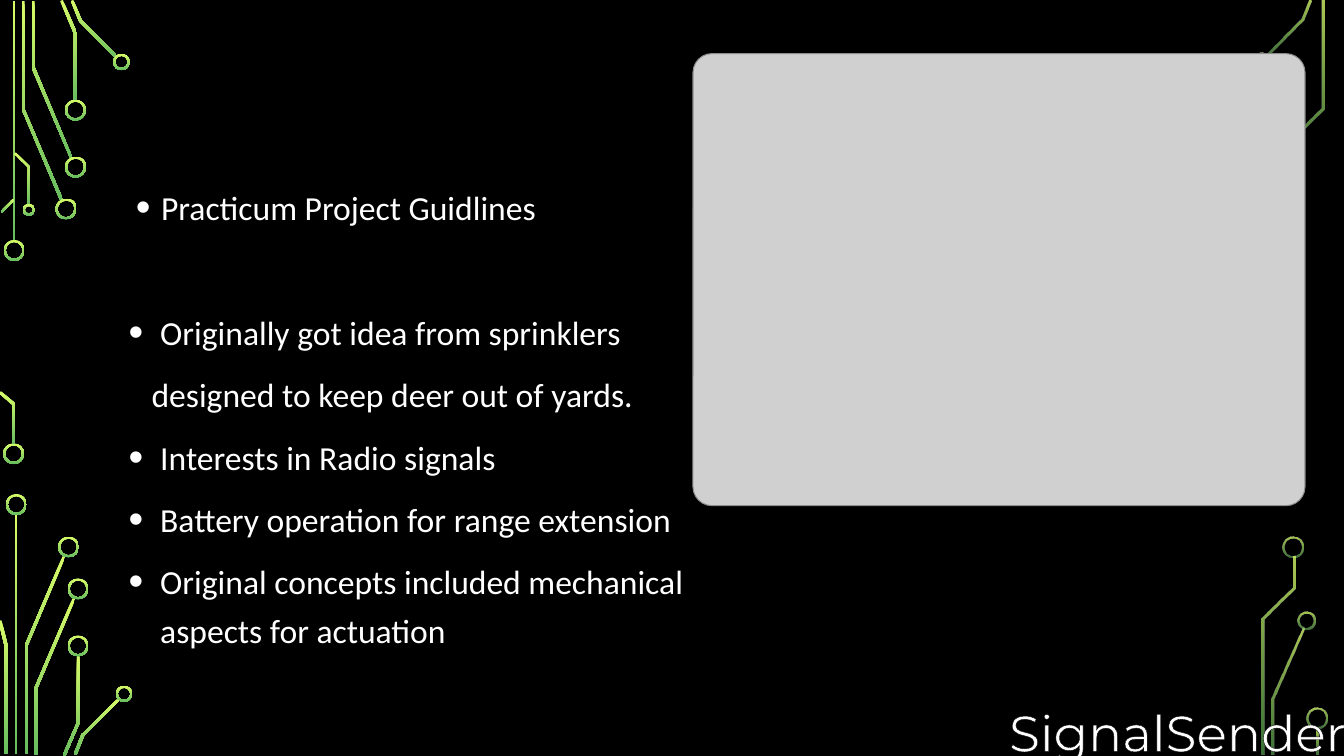
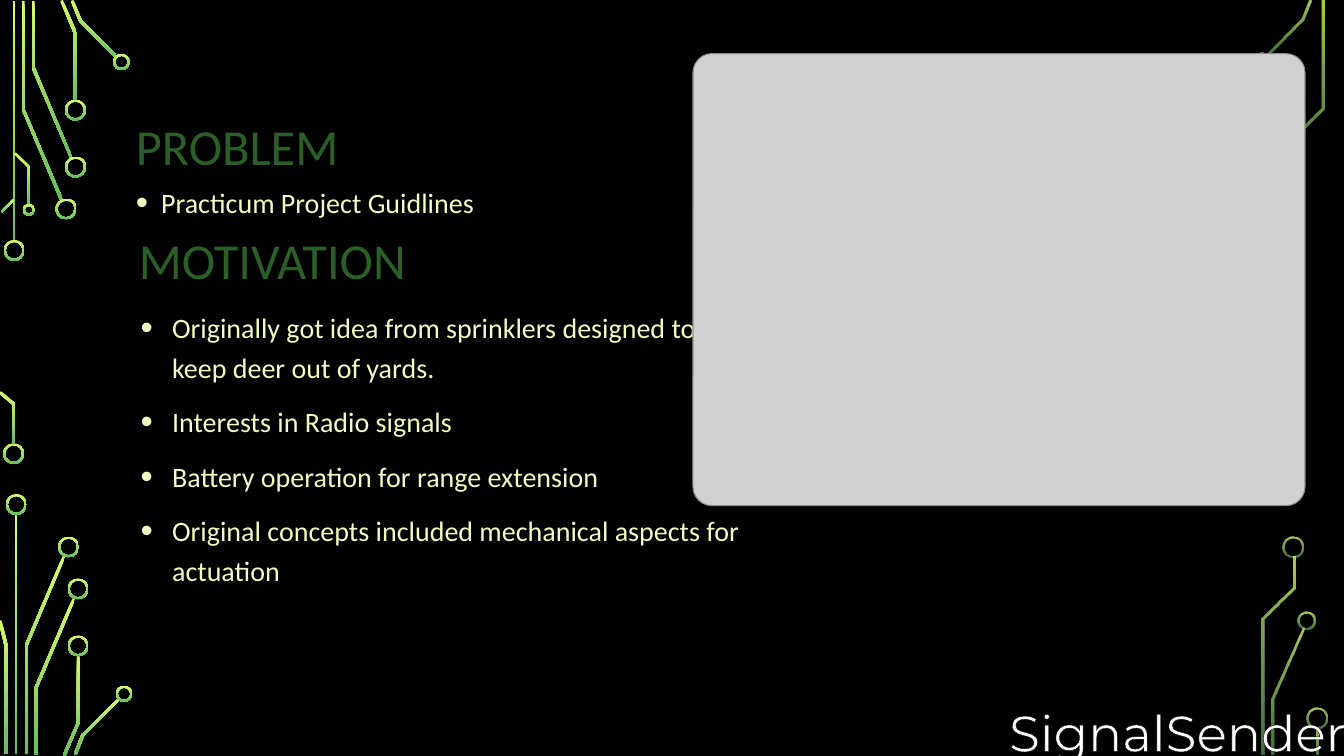
Before and after one commit to djklup/SignalSenders, a slide deck: slide 2 of Project Details/IR Presentation 2.pptx. Drawn at 1344x756 pixels with LibreOffice and Linux fonts; fonts in the diff are those of the drawing; grey boxes stand for pictures; background and template pictures are left out. Boxes give left, top, right and bottom in pixels: in the first picture for what was removed or moved away, otherwise in the second. Text is boxed around its words. In the diff, an @@ line names an element or a change of style, - is before the commit and + after.

Commit message:
Updated colors

```diff
--- a/Project Details/IR Presentation 2.pptx
+++ b/Project Details/IR Presentation 2.pptx
@@ title "PROBLEM" at [136,132,338,165]: text colour #000000 to #2B5F27 @@
@@ text "Practicum Project Guidlines" at [161,193,474,218]: size 24 to 20 pt, text colour #FFFFFF to #EFFEC3 @@
@@ text "MOTIVATION" at [139,246,406,279]: text colour #000000 to #2B5F27 @@
@@ text "MOTIVATION": place and size @@
-text "MOTIVATION" at [119,225,412,296]
+text "MOTIVATION" at [139,246,406,279]
@@ text "Originally got idea from sprinklers ...": place and size @@
-text "Originally got idea from sprinklers ..." at [152,321,683,649]
+text "Originally got idea from sprinklers ..." at [172,315,739,582]
@@ text at [172,315,696,383]: text changed; size 24 to 20 pt; text colour #FFFFFF to #EFFEC3 @@
-• Originally got idea from sprinklers
-designed to keep deer out of yards.
+• Originally got idea from sprinklers designed to keep deer out of yards.
@@ text at [172,412,739,582]: size 24 to 20 pt, text colour #FFFFFF to #EFFEC3 in "Interests in Radio signals", "Battery operation for range extension", "Original concepts included mechanical aspects for actuation" @@
```
Also in this commit, not shown: 17 other slides changed.
